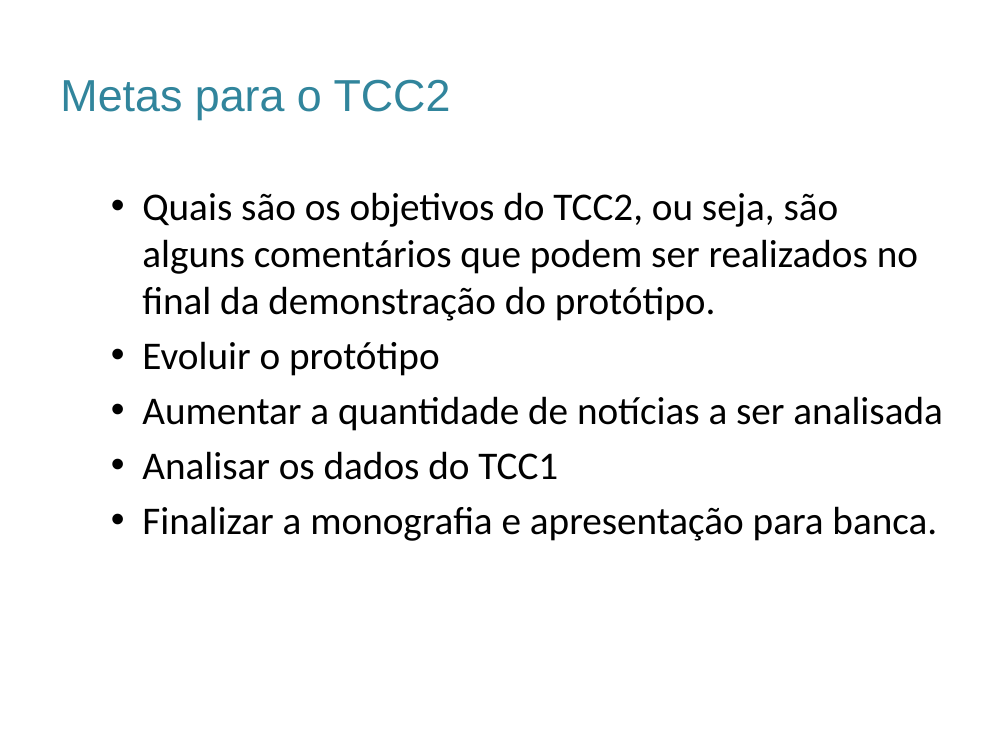
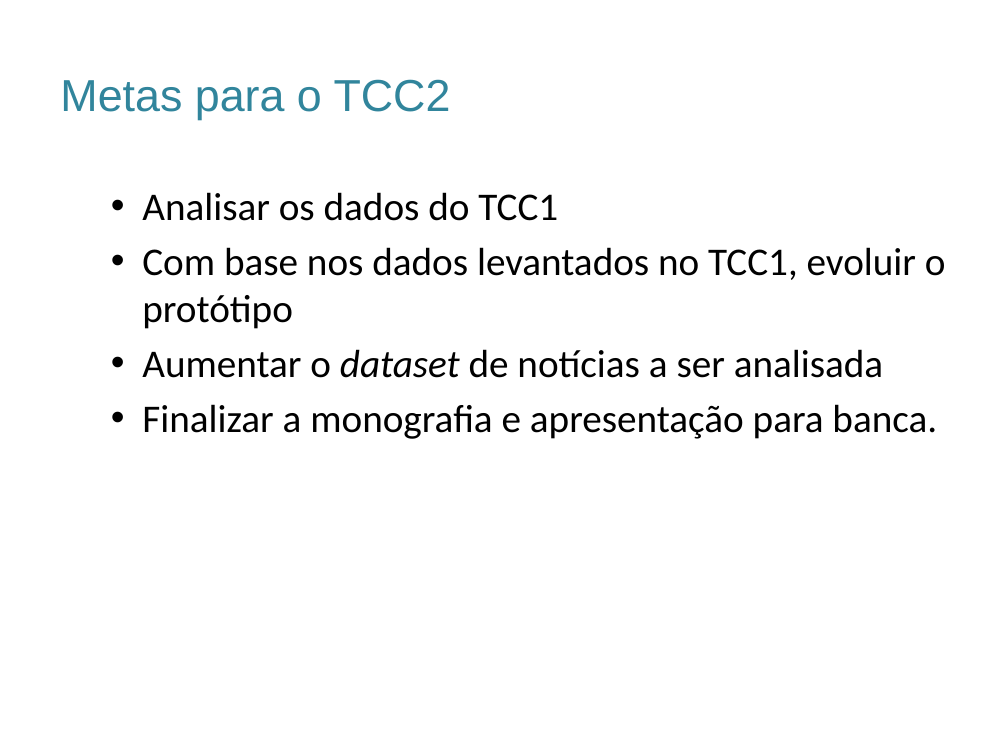
Before and after one commit to rdruzian/TCC-Sumarizacao, a slide deck: slide 9 of Documentos/ModeloApresentaçãoFacens_Sugestão.pptx (slide 8 before the commit). Drawn at 1008x756 pixels with LibreOffice and Linux fonts; fonts in the diff are those of the drawing; background and template pictures are left out. Boxes give left, top, right and bottom in pixels: in the first picture for what was removed or moved away, otherwise in the second. Text is boxed around its words. In the diff, an @@ line names an element or a change of style, - is before the commit and + after.

```diff
--- a/Documentos/ModeloApresentaçãoFacens_Sugestão.pptx
+++ b/Documentos/ModeloApresentaçãoFacens_Sugestão.pptx
@@ text at bbox=[142, 192, 942, 431]: paragraphs removed @@
-  • Quais são os objetivos do TCC2, ou seja, são alguns comentários que podem ser realizados no final da demonstração do protótipo.
-  • Evoluir o protótipo
-  • Aumentar a quantidade de notícias a ser analisada
@@ text at bbox=[142, 247, 946, 378]: paragraphs added @@
+  • Com base nos dados levantados no TCC1, evoluir o protótipo
+  • Aumentar o dataset de notícias a ser analisada
```
Also in this commit, not shown: 2 other slides changed, 2 slides added, 1 slide removed, 2 other files.
